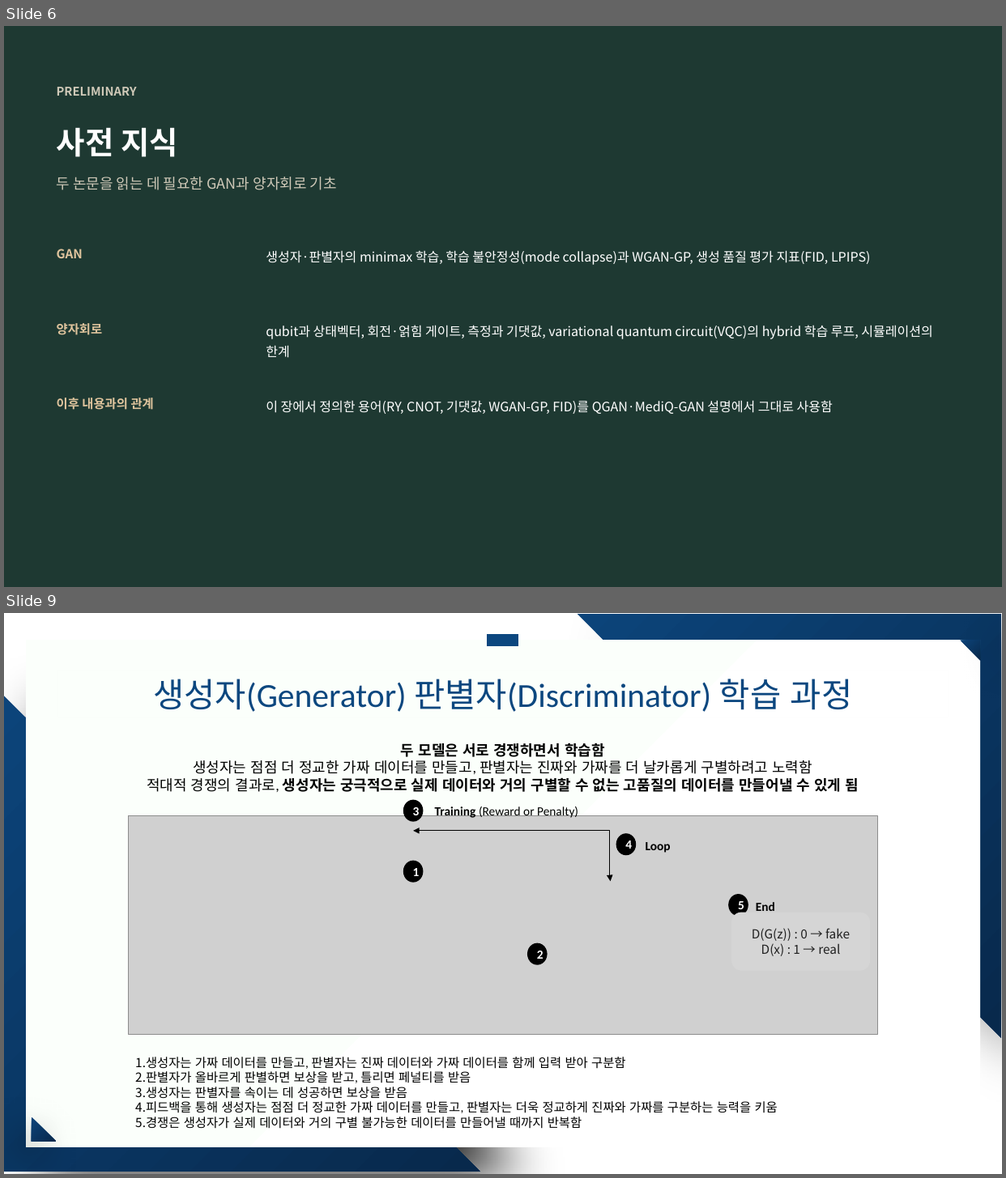
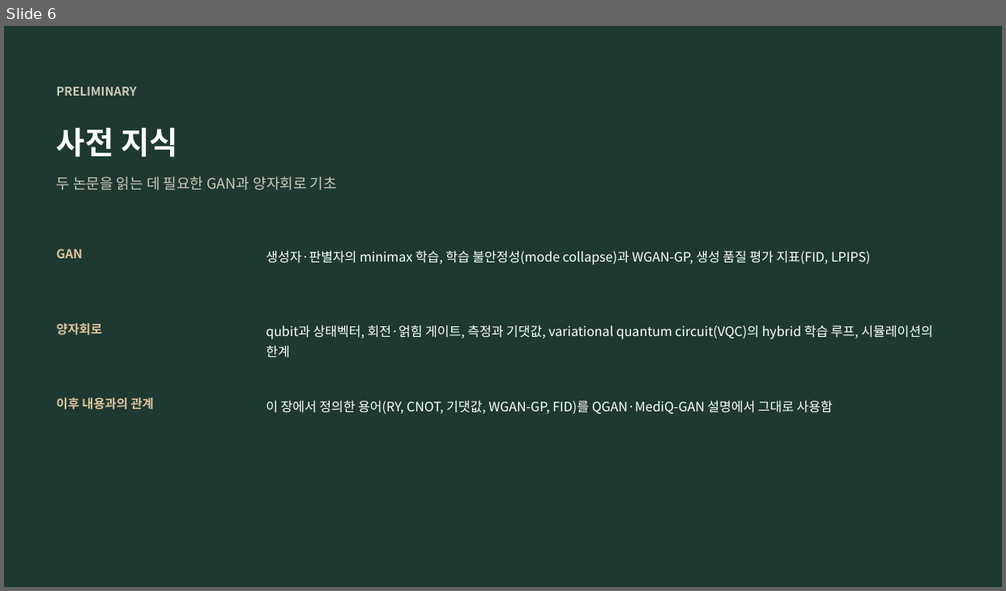
Before and after one commit to hyunhp/skin_disease_qml, a slide deck: practice/day1_slides/day1_theory_slides.pptx. Shown one above the other, each under a label of ours: slides 6 and 9 before the commit, slide 6 after it; the slides between them are not shown. The pictures are 1006x1178 and 1006x591 pixels, drawn with LibreOffice and Linux fonts; fonts in the diff are those of the drawing; grey boxes stand for pictures. Boxes give left, top, right and bottom in pixels: in the first picture for what was removed or moved away, otherwise in the second. Text is boxed around its words. In the diff, an @@ line names an element or a change of style, - is before the commit and + after.

```diff
--- a/practice/day1_slides/day1_theory_slides.pptx
+++ b/practice/day1_slides/day1_theory_slides.pptx
@@ slide 9 removed at (4, 613, 1002, 1174), background #FFFFFF @@
@@ triangle removed at (577, 614, 1001, 1037) @@
@@ rounded rectangle removed at (26, 640, 980, 1148) @@
@@ line removed from (488, 640) to (519, 640) @@
@@ triangle removed at (960, 640, 980, 660) @@
@@ title removed at (57, 671, 948, 717) @@
-생성자(Generator) 판별자(Discriminator) 학습 과정
@@ triangle removed at (4, 696, 480, 1172) @@
@@ text removed at (147, 743, 859, 792) @@
-두 모델은 서로 경쟁하면서 학습함
-생성자는 점점 더 정교한 가짜 데이터를 만들고, 판별자는 진짜와 가짜를 더 날카롭게 구별하려고 노력함
-적대적 경쟁의 결과로, 생성자는 궁극적으로 실제 데이터와 거의 구별할 수 없는 고품질의 데이터를 만들어낼 수 있게 됨
@@ group removed at (128, 800, 879, 1129): 5 ellipses, 4 texts, 1 picture, 1 elbow double arrow @@
-1. 생성자는 가짜 데이터를 만들고, 판별자는 진짜 데이터와 가짜 데이터를 함께 입력 받아 구분함
-2. 판별자가 올바르게 판별하면 보상을 받고, 틀리면 페널티를 받음
-3. 생성자는 판별자를 속이는 데 성공하면 보상을 받음
-4. 피드백을 통해 생성자는 점점 더 정교한 가짜 데이터를 만들고, 판별자는 더욱 정교하게 진짜와 가짜를 구분하는 능력을 키움
-5. 경쟁은 생성자가 실제 데이터와 거의 구별 불가능한 데이터를 만들어낼 때까지 반복함
-1
-2
-3
-Training (Reward or Penalty)
-4
-Loop
-5
-End
@@ text removed at (752, 928, 850, 956) @@
-D(G(z)) : 0 → fake
-D(x) : 1 → real
@@ triangle removed at (32, 1118, 56, 1142) @@
```
Also in this commit, not shown: 1 slide changed, 3 slides added, 2 other slides removed, 9 other files.
